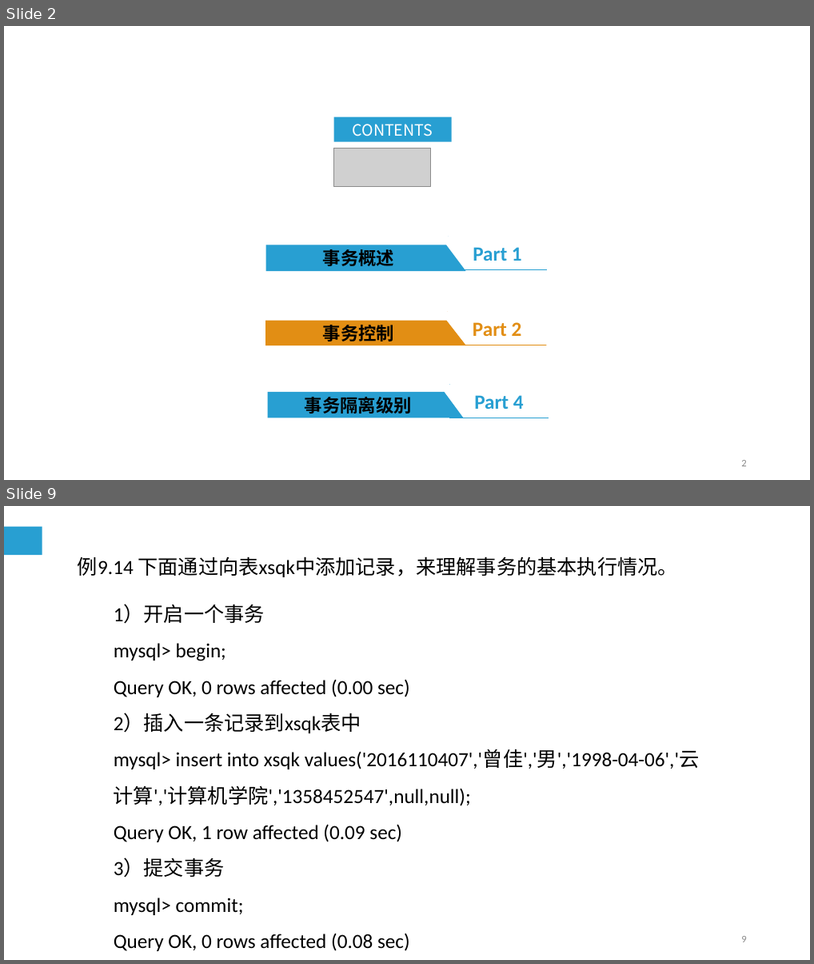
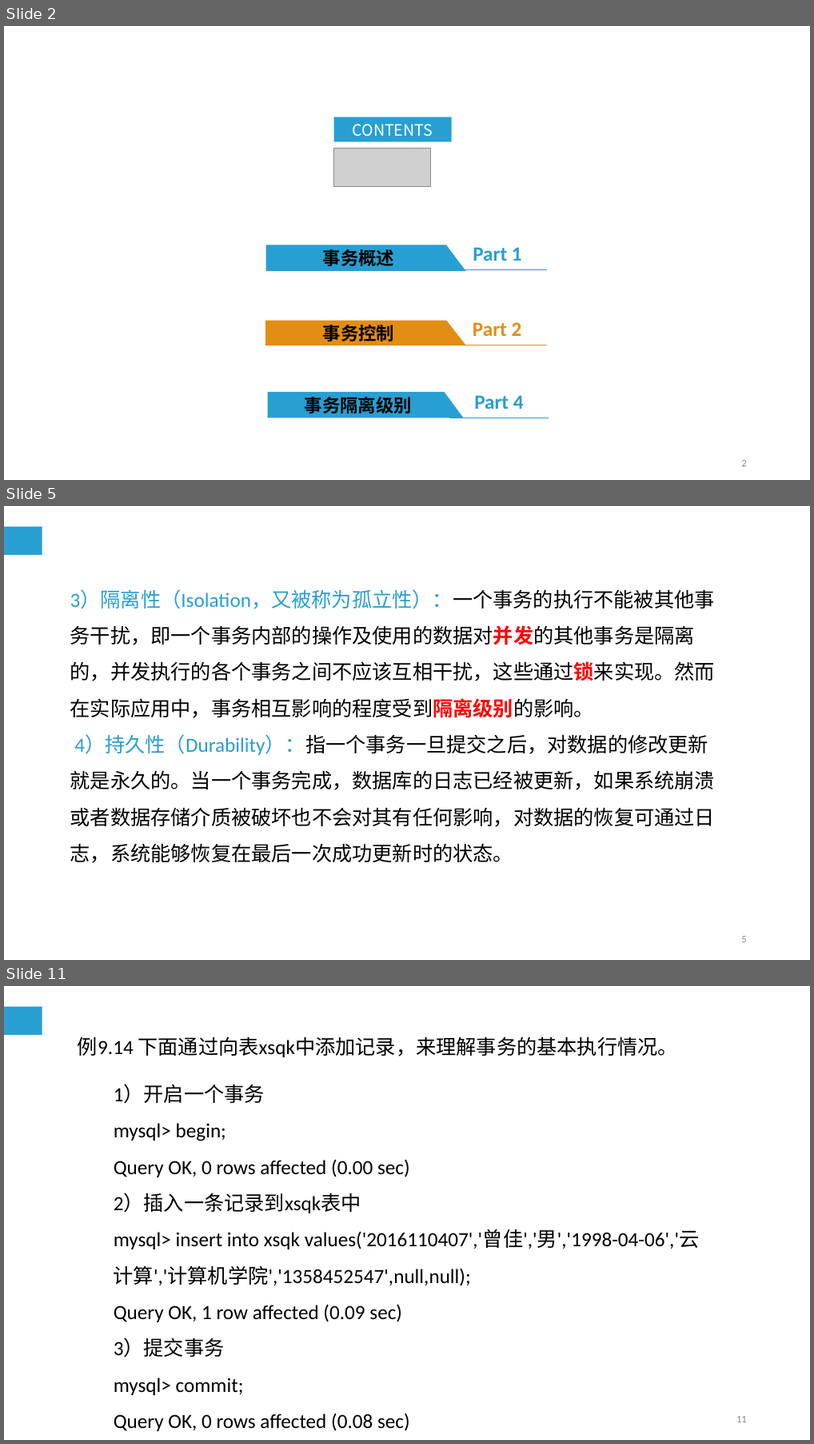
Before and after one commit to cqj726/mysql-s-PPT, a slide deck: PPT/第9章 MySQL编程基础（四）.ppt. Shown one above the other, each under a label of ours: slides 2 and 9 before the commit, slides 2, 5 and 11 after it; the slides between them are not shown. The pictures are 814x964 and 814x1444 pixels, drawn with LibreOffice and Linux fonts; fonts in the diff are those of the drawing; grey boxes stand for pictures. Boxes give left, top, right and bottom in pixels: in the first picture for what was removed or moved away, otherwise in the second. Text is boxed around its words. In the diff, an @@ line names an element or a change of style, - is before the commit and + after.

Commit message:
更新PPT;第十一章的实例news可用

```diff
--- a/PPT/第9章 MySQL编程基础（四）.ppt
+++ b/PPT/第9章 MySQL编程基础（四）.ppt
@@ slide 5 added at (4, 506, 810, 960), background #FFFFFF; not listed: 1 template element that a slide beside it also shows @@
@@ text added at (70, 590, 715, 863), 18 pt, text #000000 @@
+3）隔离性（Isolation，又被称为孤立性）：一个事务的执行不能被其他事务干扰，即一个事务内部的操作及使用的数据对并发的其他事务是隔离的，并发执行的各个事务之间不应该互相干扰，这些通过锁来实现。然而在实际应用中，事务相互影响的程度受到隔离级别的影响。
+4）持久性（Durability）：指一个事务一旦提交之后，对数据的修改更新就是永久的。当一个事务完成，数据库的日志已经被更新，如果系统崩溃或者数据存储介质被破坏也不会对其有任何影响，对数据的恢复可通过日志，系统能够恢复在最后一次成功更新时的状态。
@@ page number added at (742, 936, 746, 942), 9 pt, text #898989 @@
+5
@@ what was slide 9 is now slide 11 @@
@@ page number at (737, 1416, 747, 1422): text changed @@
-9
+11
```
Also in this commit, not shown: 5 slides changed, 4 other slides added, 3 slides removed, 4 other files.
